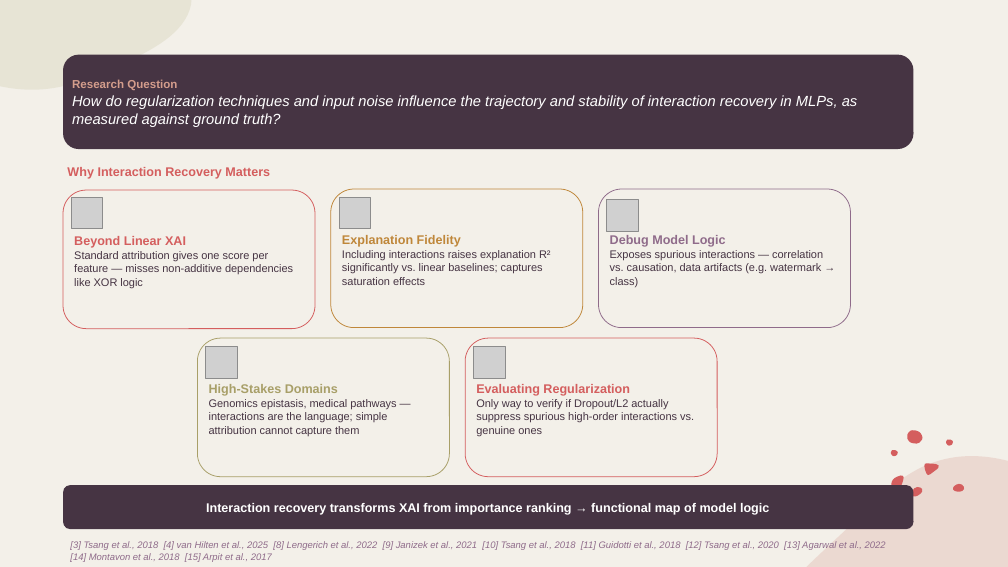
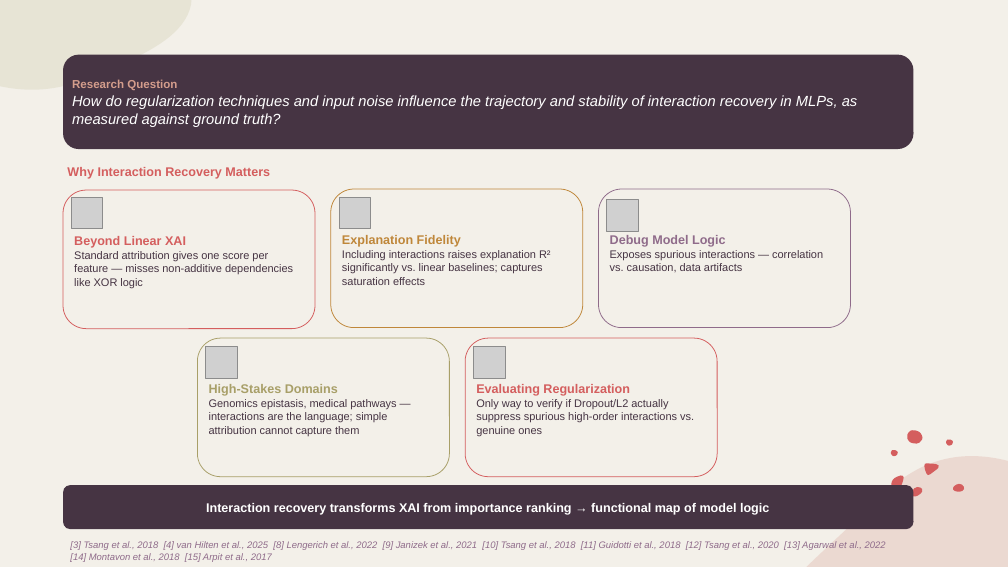
Before and after one commit to EdouarddDw/MLP-Interaction-Detection, a slide deck: slide 3 of mid term prezsention.pptx. Drawn at 1008x567 pixels with LibreOffice and Linux fonts; fonts in the diff are those of the drawing; grey boxes stand for pictures. Boxes give left, top, right and bottom in pixels: in the first picture for what was removed or moved away, otherwise in the second. Text is boxed around its words. In the diff, an @@ line names an element or a change of style, - is before the commit and + after.

Commit message:
midterm presentation final version

```diff
--- a/mid term prezsention.pptx
+++ b/mid term prezsention.pptx
@@ text in rounded rectangle at [610,250,823,272]: text changed @@
-Exposes spurious interactions — correlation vs. causation, data artifacts (e.g. watermark → class)
+Exposes spurious interactions — correlation vs. causation, data artifacts
```
